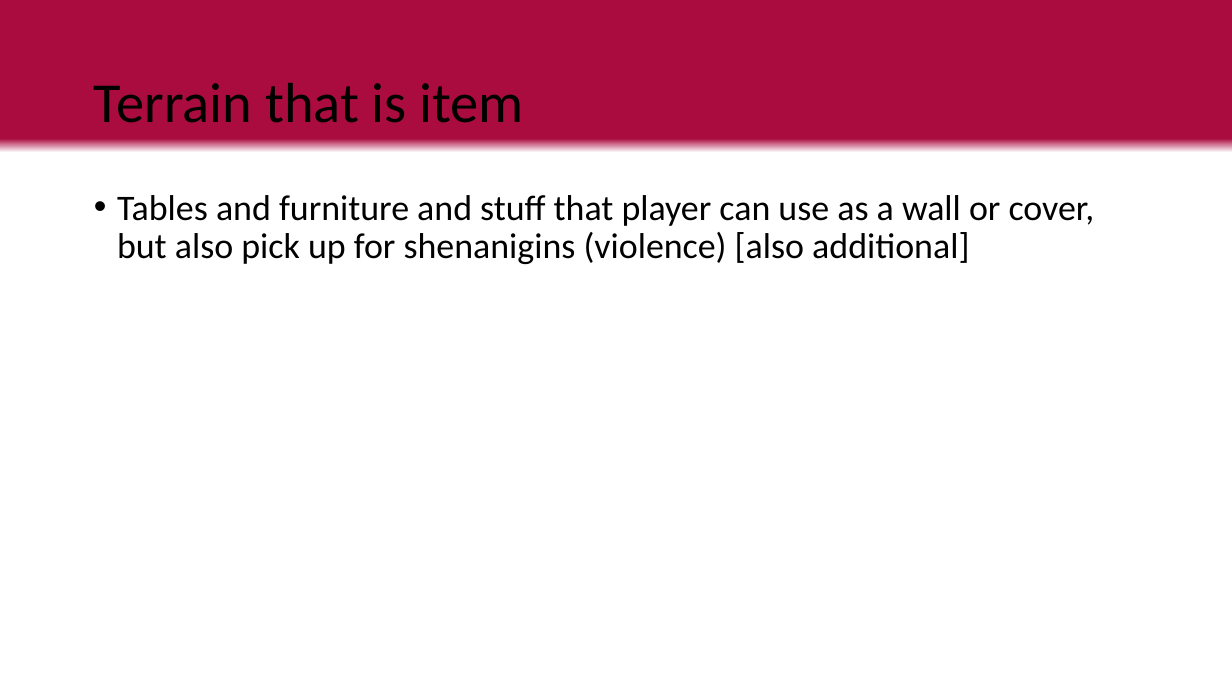
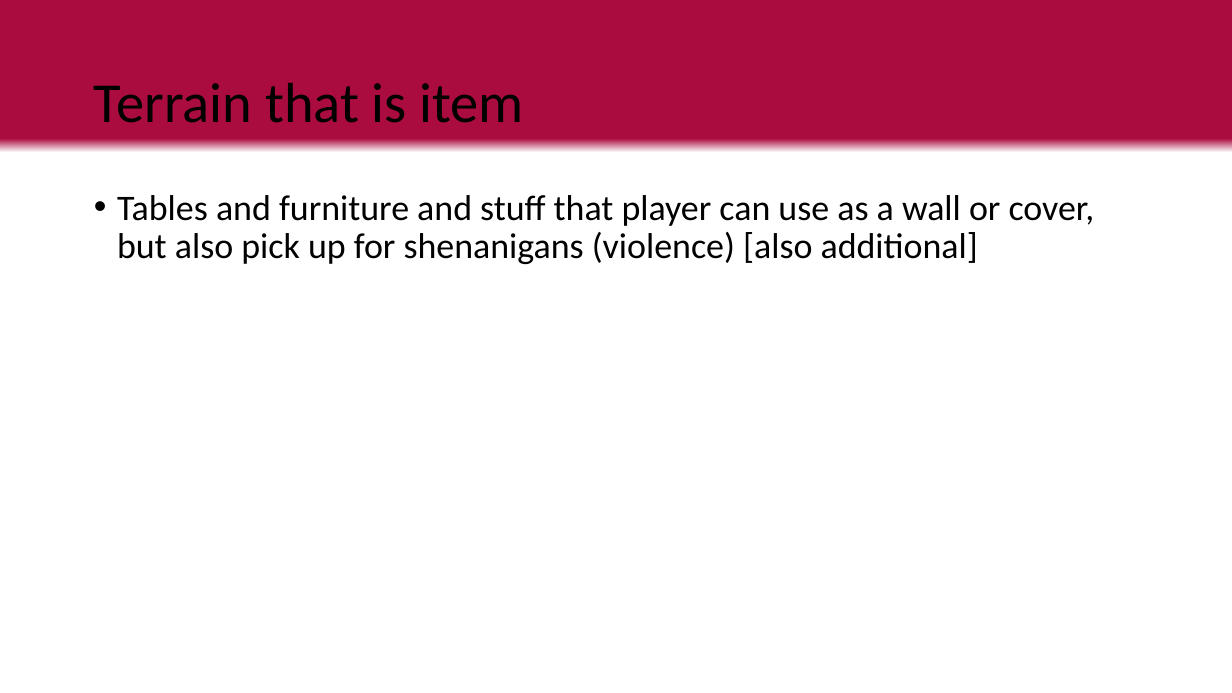
Before and after one commit to LuxRegem/Project_Clash-of-Cosplayers, a slide deck: slide 20 of Shared Documentation/Luke's Documents/Clash of Cos - Visual Pitch.pptx (slide 21 before the commit). Drawn at 1232x693 pixels with LibreOffice and Linux fonts; fonts in the diff are those of the drawing. Boxes give left, top, right and bottom in pixels: in the first picture for what was removed or moved away, otherwise in the second. Text is boxed around its words. In the diff, an @@ line names an element or a change of style, - is before the commit and + after.

```diff
--- a/Shared Documentation/Luke's Documents/Clash of Cos - Visual Pitch.pptx
+++ b/Shared Documentation/Luke's Documents/Clash of Cos - Visual Pitch.pptx
@@ text at bbox=[117, 195, 1095, 264]: text changed @@
-• Tables and furniture and stuff that player can use as a wall or cover, but also pick up for shenanigins (violence) [also additional]
+• Tables and furniture and stuff that player can use as a wall or cover, but also pick up for shenanigans (violence) [also additional]
```
Also in this commit, not shown: 4 other slides changed, 2 slides added, 1 slide removed.
